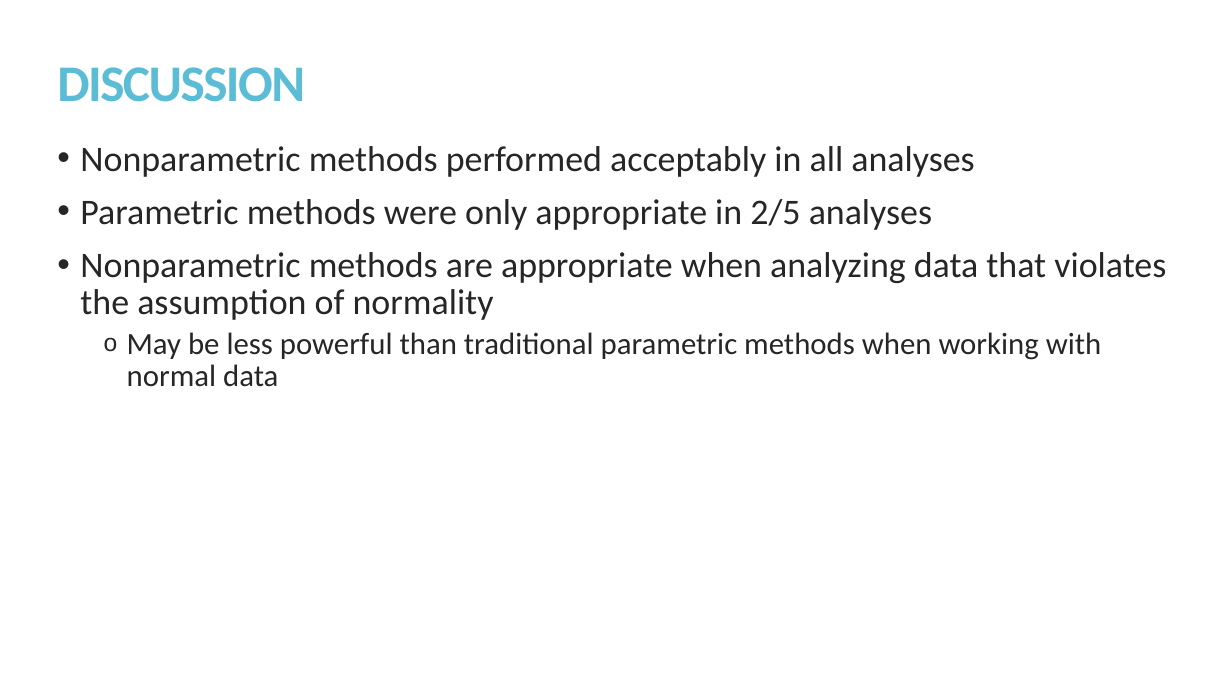
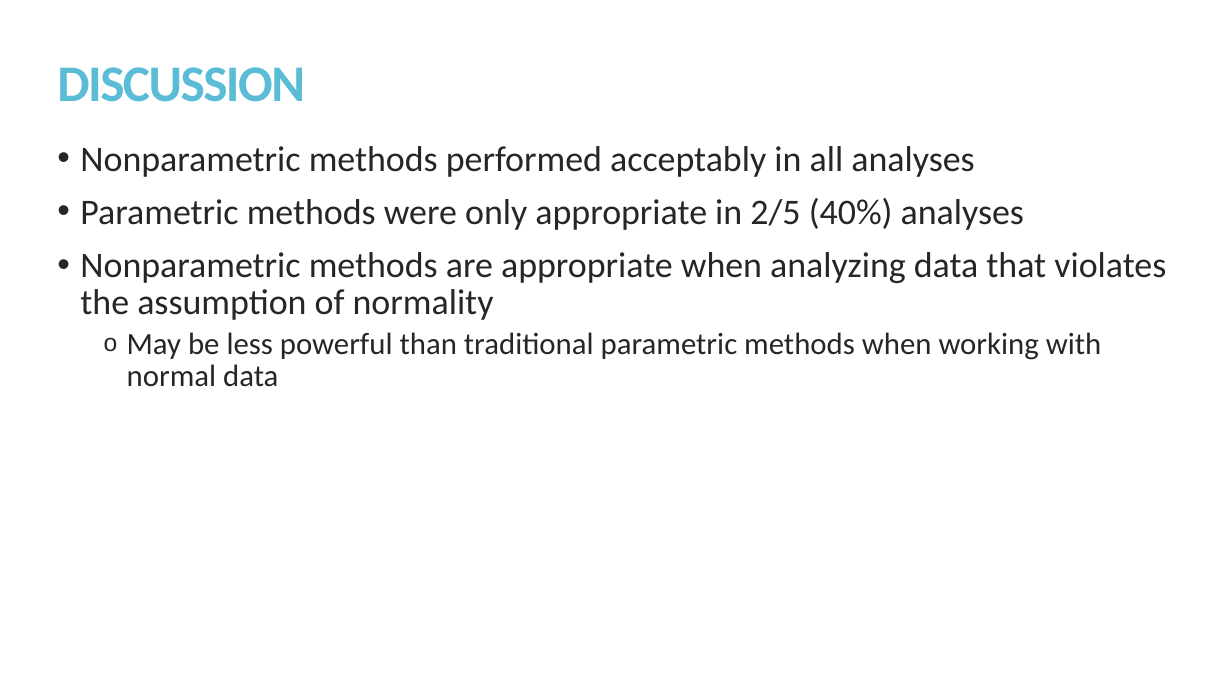
Before and after one commit to kmprioliPROF/MAT_8452_Final_Project, a slide deck: slide 19 of Prioli_Final_Proj.pptx. Drawn at 1232x693 pixels with LibreOffice and Linux fonts; fonts in the diff are those of the drawing. Boxes give left, top, right and bottom in pixels: in the first picture for what was removed or moved away, otherwise in the second. Text is boxed around its words. In the diff, an @@ line names an element or a change of style, - is before the commit and + after.

```diff
--- a/Prioli_Final_Proj.pptx
+++ b/Prioli_Final_Proj.pptx
@@ text at bbox=[80, 198, 1024, 230]: text changed @@
-• Parametric methods were only appropriate in 2/5 analyses
+• Parametric methods were only appropriate in 2/5 (40%) analyses
```
Also in this commit, not shown: 8 other slides changed, 2 other files.
